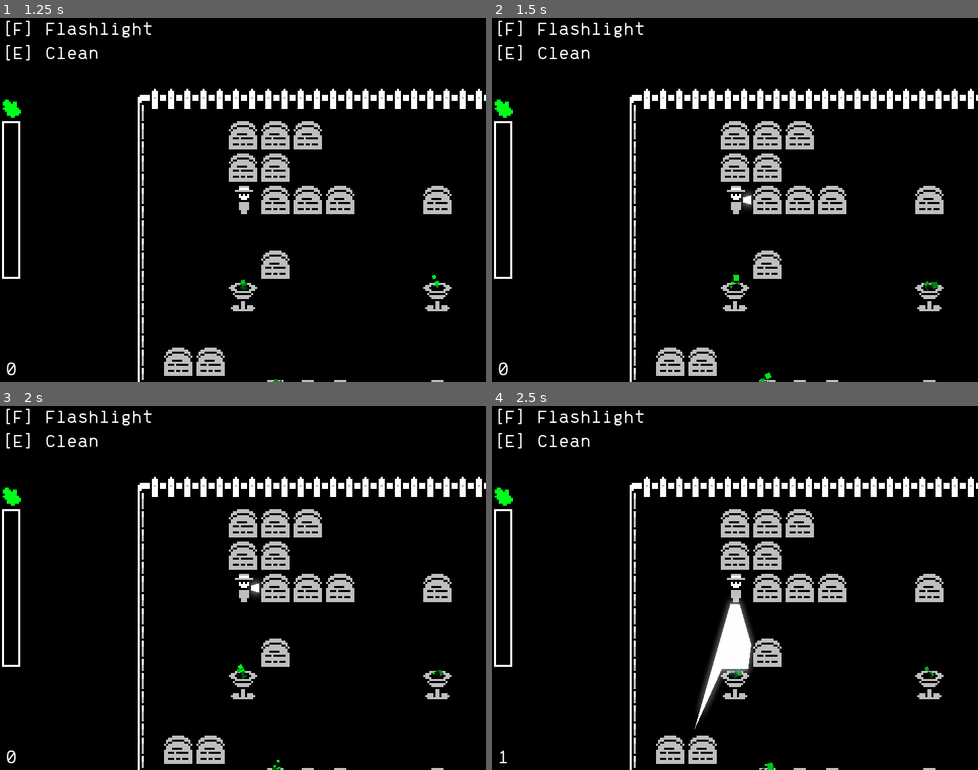
Above: before the commit, frames 1-4 (two rows, left to right).
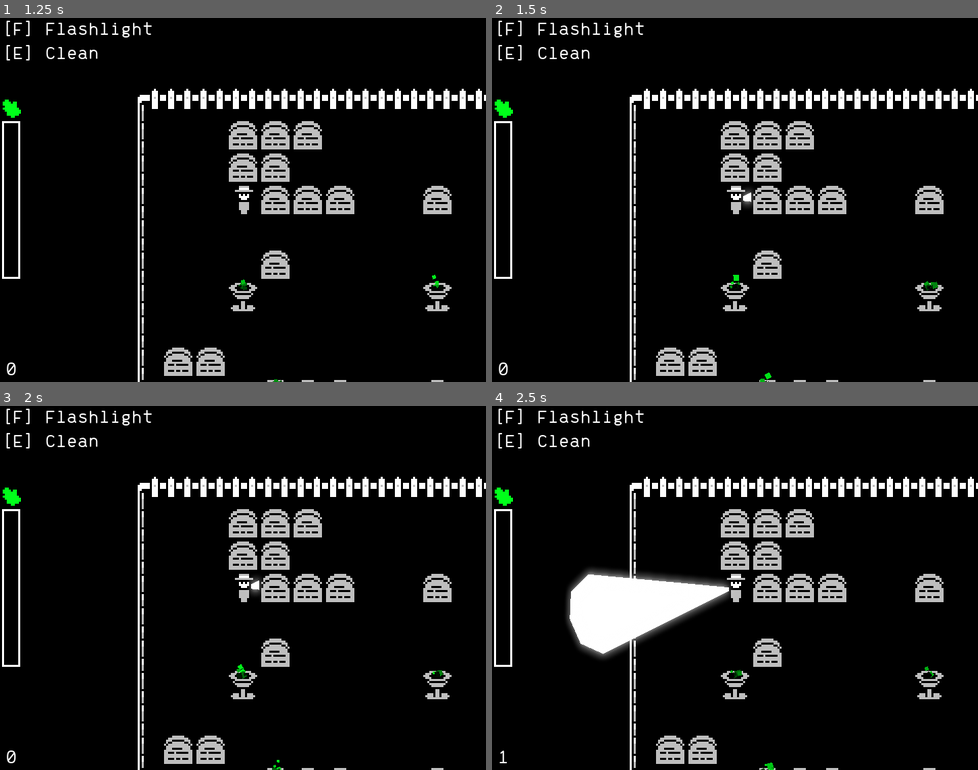
Above: after the commit, the same moments.

Repository: lucille-d/pixelles-2021
Game: Godot game, scene res://scenes/menus/Menu.tscn
The game is run twice, just before and just after one commit, with the same random seed, the same clock (stepped at 60 frames per second) and the same inputs. Sound files missing from this copy of the repository are replaced by a short silence.
Inputs (mouse positions are in pixels of both pictures, inside the frame that each line leads up to):
- Up to frame 1 (1.25 s): click "Start" at 0.5 s
- Up to frame 2 (1.5 s): tap Enter (ui_accept) at 1.25 s; move the mouse to (841, 181) at 1.27 s; hold Right (shoot_right) from 1.28 s (still down); tap F (activate_light) at 1.35 s
- Up to frame 3 (2 s): keep holding Right (shoot_right); tap Enter (ui_accept) at 1.52 s
- Up to frame 4 (2.5 s): tap Enter (ui_accept) at 2, 2.27 s; move the mouse to (637, 606) at 2.02 s; release Right (shoot_right) at 2.03 s; hold Down (shoot_down) from 2.03 s (still down); tap E (clean) at 2.1 s

Frame 1 is identical in both runs. In frame 2, less than 0.1% of the frame differs, in the area x 51-54%, y 47-52%; in frame 3, less than 0.1%; in frame 4, 7.0%, in the area x 15-55%, y 44-89%.

Commit message:
(feat) added basic mouse control

Diff:
--- a/scenes/menus/HoverButton.gd
+++ b/scenes/menus/HoverButton.gd
@@ -16,7 +16,6 @@
 func _on_HoverButton_mouse_exited():
 	sprite.hide()
 
-
 func _on_HoverButton_pressed():
 	click_sound.play()
 
--- a/scenes/nodes/Player.gd
+++ b/scenes/nodes/Player.gd
@@ -33,6 +33,8 @@
 var footsteps_sound_loop_timer = .5
 
 var nearby_goo = []
+
+var control_type = 2 # 1 = keyboard, 2 = mouse
 
 func _ready():
 	toggle_flashlight(false, true)
@@ -86,19 +88,26 @@
 		anim_player.play("cleaning_bar")
 		# not ideal, this animation has to be the same duration as goo.disappear
 
-	var lc_rotation = null
-	if Input.is_action_just_pressed("shoot_up"):
-		lc_rotation = -90
-	if Input.is_action_just_pressed("shoot_down"):
-		lc_rotation = 90
-	if Input.is_action_just_pressed("shoot_left"):
-		lc_rotation = 180
-	if Input.is_action_just_pressed("shoot_right"):
-		lc_rotation = 0
+	if control_type == 1:
+		var lc_rotation = null
+		if Input.is_action_just_pressed("shoot_up"):
+			lc_rotation = -90
+		if Input.is_action_just_pressed("shoot_down"):
+			lc_rotation = 90
+		if Input.is_action_just_pressed("shoot_left"):
+			lc_rotation = 180
+		if Input.is_action_just_pressed("shoot_right"):
+			lc_rotation = 0
 
-	if lc_rotation != null:
+		if lc_rotation != null:
+			for i in light_casts.size():
+				light_casts[i].cast_to = RC_POINTS[i].rotated(deg2rad(lc_rotation))
+	else:
+		var mouse_pos = get_global_mouse_position()
+		var rotation_deg = get_angle_to(mouse_pos)
+		print(rotation_deg)
 		for i in light_casts.size():
-			light_casts[i].cast_to = RC_POINTS[i].rotated(deg2rad(lc_rotation))
+				light_casts[i].cast_to = RC_POINTS[i].rotated(rotation_deg)
 
 
 func _physics_process(delta):
